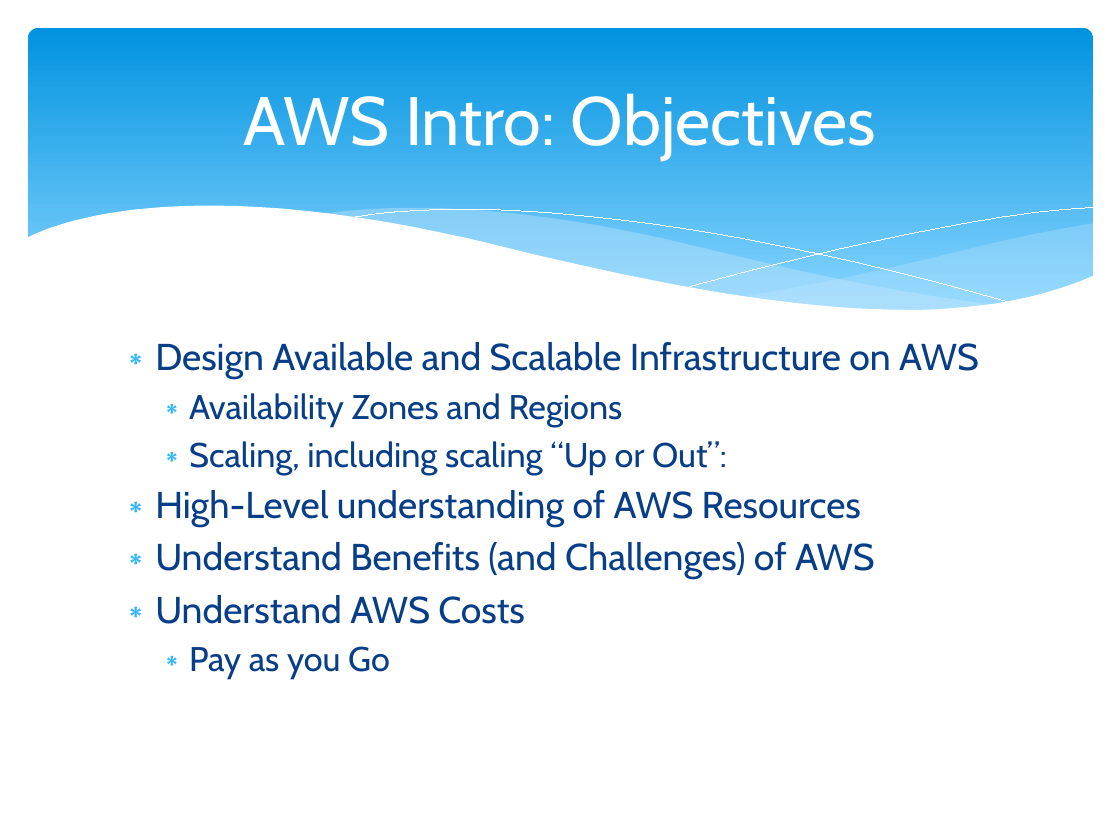
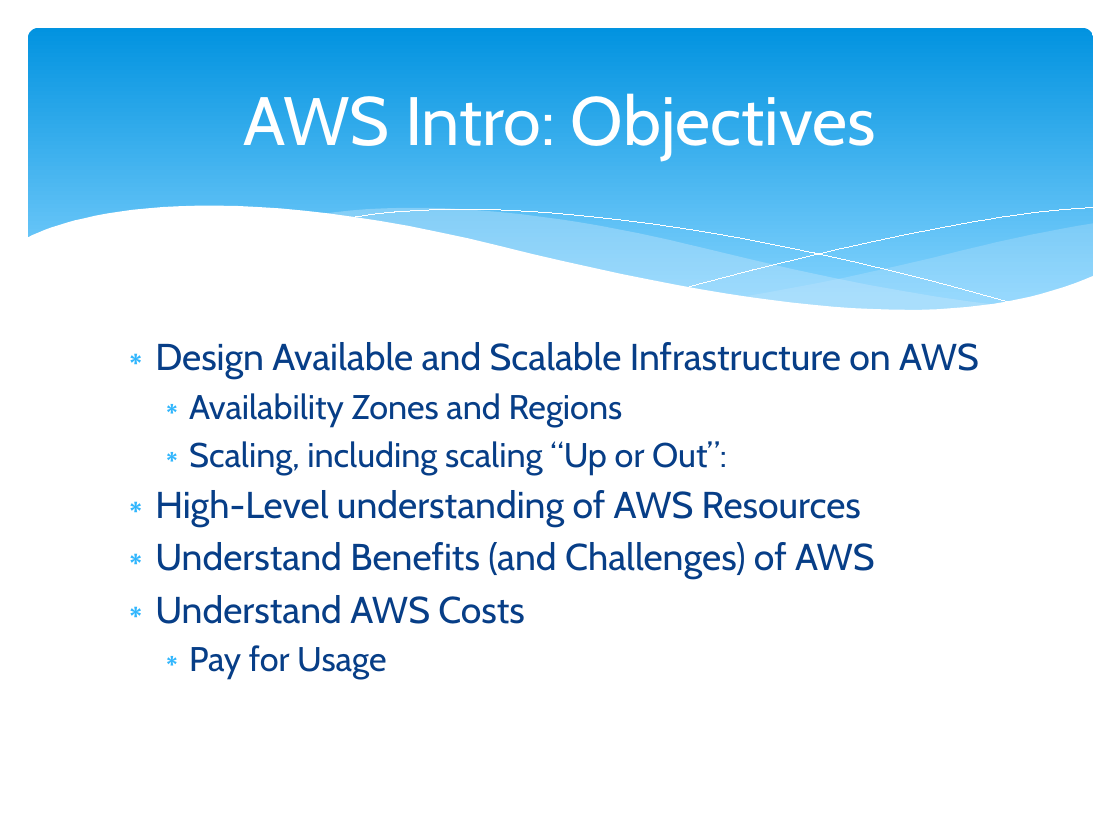
Before and after one commit to cloudavail/awstraining, a slide deck: slide 3 of aws-introduction/aws-introduction.pptx. Drawn at 1120x840 pixels with LibreOffice and Linux fonts; fonts in the diff are those of the drawing; background and template pictures are left out. Boxes give left, top, right and bottom in pixels: in the first picture for what was removed or moved away, otherwise in the second. Text is boxed around its words. In the diff, an @@ line names an element or a change of style, - is before the commit and + after.

```diff
--- a/aws-introduction/aws-introduction.pptx
+++ b/aws-introduction/aws-introduction.pptx
@@ text at <box>189,645,386,680</box>: text changed @@
-  ∗ Pay as you Go
+  ∗ Pay for Usage
```
Also in this commit, not shown: 1 other slide changed, 10 other files.
